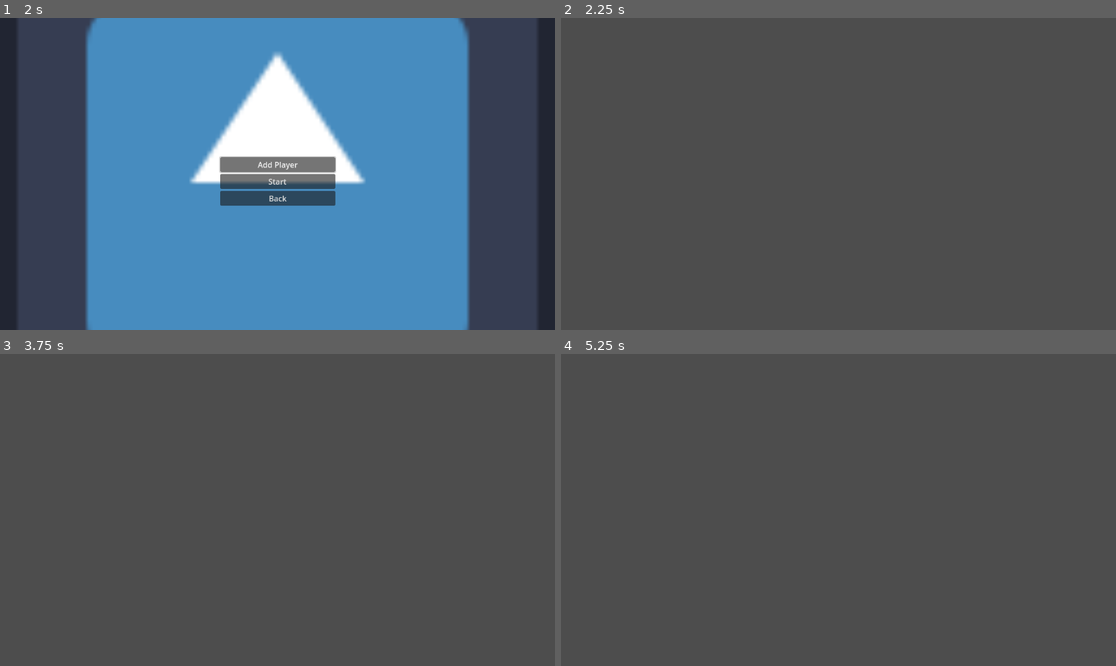
Above: before the commit, frames 1-4 (two rows, left to right).
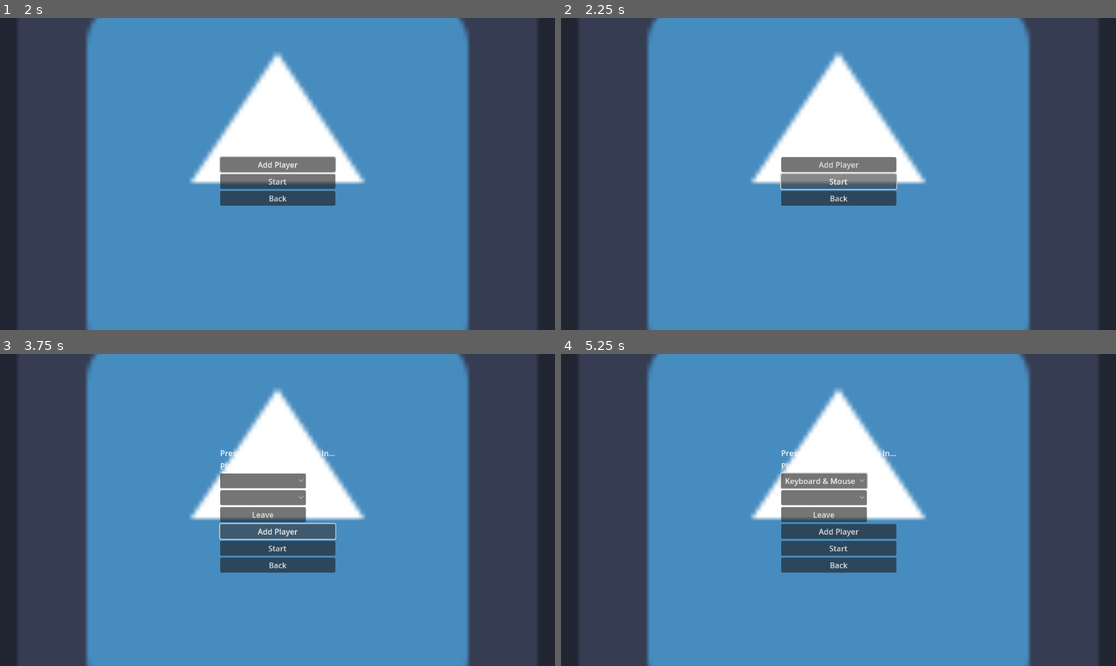
Above: after the commit, the same moments.

Repository: ConnNAND/GMTK-Jam-25
Game: Godot game, scene res://Menus/main_menu.tscn
The game is run twice, just before and just after one commit, with the same random seed, the same clock (stepped at 60 frames per second) and the same inputs. The engine's default icon, where the game draws it, is replaced by a stand-in: a white triangle on a blue panel in a dark square.
Inputs (mouse positions are in pixels of both pictures, inside the frame that each line leads up to):
- Up to frame 1 (2 s): click "Play" at 0.5 s; click "Local" at 1.25 s
- Up to frame 2 (2.25 s): click "Start" at 2 s
- Up to frame 3 (3.75 s): click (277, 516) at 2.75 s, where only the run after the commit has a clickable "Start"; click (277, 500) at 3.5 s, where only the run after the commit has a clickable "Add Player"
- Up to frame 4 (5.25 s): click (821, 481) at 4.27 s; click (821, 497) at 5.02 s

Frame 1 is identical in both runs. In frame 2, 76% of the frame differs, in the area x 0-100%, y 0-100%; in frame 3, 76%; in frame 4, 76%.

Commit message:
fixed menu

Diff:
--- a/gmtk-jam-2025/Levels/Assets/AdditiveBouncer.tscn
+++ b/gmtk-jam-2025/Levels/Assets/AdditiveBouncer.tscn
@@ -16,7 +16,7 @@
 [sub_resource type="ConcavePolygonShape3D" id="ConcavePolygonShape3D_7pmei"]
 data = PackedVector3Array(0, 0.165, 1, 0.5878, 0.165, 0.809, 0, -0.165, 1, 0.5878, 0.165, 0.809, 0.5878, -0.165, 0.809, …(2336 unchanged characters)…
 
-[node name="Bouncer" type="Area3D"]
+[node name="AddBouncer" type="Area3D"]
 collision_layer = 2
 collision_mask = 12
 script = ExtResource("1_o7jjj")
--- a/gmtk-jam-2025/Levels/Assets/BoostPanel.tscn
+++ b/gmtk-jam-2025/Levels/Assets/BoostPanel.tscn
@@ -12,7 +12,7 @@
 [sub_resource type="ConcavePolygonShape3D" id="ConcavePolygonShape3D_tkupv"]
 data = PackedVector3Array(-5, 2.5, 5, 5, 2.5, 5, -5, -2.5, 5, 5, 2.5, 5, 5, -2.5, 5, -5, -2.5, 5, 5, 2.5, -5, -5, 2.5,  …(356 unchanged characters)…
 
-[node name="Mud" type="Area3D"]
+[node name="BoostPanel" type="Area3D"]
 collision_layer = 2
 collision_mask = 12
 script = ExtResource("1_x6sdw")
--- a/gmtk-jam-2025/Levels/test_room.tscn
+++ b/gmtk-jam-2025/Levels/test_room.tscn
@@ -8,6 +8,7 @@
 [ext_resource type="PackedScene" uid="uid://bee0qj6eunpda" path="res://Levels/Assets/BoostPanel.tscn" id="6_uglqc"]
 [ext_resource type="PackedScene" uid="uid://tgicqb4gnvq2" path="res://Levels/Assets/ShrinkingPlatform.tscn" id="7_v4rkh"]
 [ext_resource type="PackedScene" uid="uid://d3lhb1ptnyo3d" path="res://Levels/Assets/PhysicalBox.tscn" id="8_ln84l"]
+[ext_resource type="PackedScene" uid="uid://bnv68rhwncvkv" path="res://Timer/LapTimer.tscn" id="9_frh75"]
 
 [sub_resource type="ProceduralSkyMaterial" id="ProceduralSkyMaterial_i0trf"]
 
@@ -40,82 +41,94 @@
 grow_horizontal = 2
 grow_vertical = 2
 
-[node name="MeshInstance3D" type="MeshInstance3D" parent="."]
-mesh = SubResource("BoxMesh_pplu1")
-
-[node name="StaticBody3D" type="StaticBody3D" parent="MeshInstance3D"]
-
-[node name="CollisionShape3D" type="CollisionShape3D" parent="MeshInstance3D/StaticBody3D"]
-shape = SubResource("ConvexPolygonShape3D_5pqgv")
-
-[node name="MeshInstance3D2" type="MeshInstance3D" parent="."]
-transform = Transform3D(1, 0, 0, 0, 0.938415, -0.345511, 0, 0.345511, 0.938415, 3.8147e-06, 4.59195, -25.9527)
-mesh = SubResource("BoxMesh_pplu1")
-
-[node name="StaticBody3D" type="StaticBody3D" parent="MeshInstance3D2"]
-
-[node name="CollisionShape3D" type="CollisionShape3D" parent="MeshInstance3D2/StaticBody3D"]
-shape = SubResource("ConvexPolygonShape3D_5pqgv")
-
-[node name="MeshInstance3D3" type="MeshInstance3D" parent="."]
-transform = Transform3D(1, 0, 0, 0, 0.493623, -0.869676, 0, 0.869676, 0.493623, 3.8147e-06, 19.7852, -44.2725)
-mesh = SubResource("BoxMesh_pplu1")
-
-[node name="StaticBody3D" type="StaticBody3D" parent="MeshInstance3D3"]
-
-[node name="CollisionShape3D" type="CollisionShape3D" parent="MeshInstance3D3/StaticBody3D"]
-shape = SubResource("ConvexPolygonShape3D_5pqgv")
-
-[node name="MeshInstance3D4" type="MeshInstance3D" parent="."]
-transform = Transform3D(1, 0, 0, 0, -0.0150267, -0.999887, 0, 0.999887, -0.0150267, 1.90735e-06, 42.7448, -50.8598)
-mesh = SubResource("BoxMesh_pplu1")
-
-[node name="StaticBody3D" type="StaticBody3D" parent="MeshInstance3D4"]
-
-[node name="CollisionShape3D" type="CollisionShape3D" parent="MeshInstance3D4/StaticBody3D"]
-shape = SubResource("ConvexPolygonShape3D_5pqgv")
-
-[node name="MeshInstance3D5" type="MeshInstance3D" parent="."]
-transform = Transform3D(1, 0, 0, 0, 0.916914, -0.399085, 0, 0.399085, 0.916914, -1.90735e-06, 61.1392, -62.8851)
-mesh = SubResource("BoxMesh_pplu1")
-
-[node name="StaticBody3D" type="StaticBody3D" parent="MeshInstance3D5"]
-
-[node name="CollisionShape3D" type="CollisionShape3D" parent="MeshInstance3D5/StaticBody3D"]
-shape = SubResource("ConvexPolygonShape3D_5pqgv")
-
 [node name="OmniLight3D" type="OmniLight3D" parent="."]
 omni_range = 15.66
 
 [node name="Spawn" type="Marker3D" parent="."]
 transform = Transform3D(1, 0, 0, 0, 1, 0, 0, 0, 1, 0, 5.73447, 0)
 
-[node name="Bouncer" parent="." instance=ExtResource("3_p37q1")]
+[node name="PhysicalBox" parent="." instance=ExtResource("8_ln84l")]
+transform = Transform3D(1, 0, 0, 0, 1, 0, 0, 0, 1, 2.32573, 7.0378, -3.06327)
+
+[node name="Platforms" type="Node3D" parent="."]
+
+[node name="MeshInstance3D" type="MeshInstance3D" parent="Platforms"]
+mesh = SubResource("BoxMesh_pplu1")
+skeleton = NodePath("../..")
+
+[node name="StaticBody3D" type="StaticBody3D" parent="Platforms/MeshInstance3D"]
+
+[node name="CollisionShape3D" type="CollisionShape3D" parent="Platforms/MeshInstance3D/StaticBody3D"]
+shape = SubResource("ConvexPolygonShape3D_5pqgv")
+
+[node name="MeshInstance3D2" type="MeshInstance3D" parent="Platforms"]
+transform = Transform3D(1, 0, 0, 0, 0.938415, -0.345511, 0, 0.345511, 0.938415, 3.8147e-06, 4.59195, -25.9527)
+mesh = SubResource("BoxMesh_pplu1")
+skeleton = NodePath("../..")
+
+[node name="StaticBody3D" type="StaticBody3D" parent="Platforms/MeshInstance3D2"]
+
+[node name="CollisionShape3D" type="CollisionShape3D" parent="Platforms/MeshInstance3D2/StaticBody3D"]
+shape = SubResource("ConvexPolygonShape3D_5pqgv")
+
+[node name="MeshInstance3D3" type="MeshInstance3D" parent="Platforms"]
+transform = Transform3D(1, 0, 0, 0, 0.493623, -0.869676, 0, 0.869676, 0.493623, 3.8147e-06, 19.7852, -44.2725)
+mesh = SubResource("BoxMesh_pplu1")
+skeleton = NodePath("../..")
+
+[node name="StaticBody3D" type="StaticBody3D" parent="Platforms/MeshInstance3D3"]
+
+[node name="CollisionShape3D" type="CollisionShape3D" parent="Platforms/MeshInstance3D3/StaticBody3D"]
+shape = SubResource("ConvexPolygonShape3D_5pqgv")
+
+[node name="MeshInstance3D4" type="MeshInstance3D" parent="Platforms"]
+transform = Transform3D(1, 0, 0, 0, -0.0150267, -0.999887, 0, 0.999887, -0.0150267, 1.90735e-06, 42.7448, -50.8598)
+mesh = SubResource("BoxMesh_pplu1")
+skeleton = NodePath("../..")
+
+[node name="StaticBody3D" type="StaticBody3D" parent="Platforms/MeshInstance3D4"]
+
+[node name="CollisionShape3D" type="CollisionShape3D" parent="Platforms/MeshInstance3D4/StaticBody3D"]
+shape = SubResource("ConvexPolygonShape3D_5pqgv")
+
+[node name="MeshInstance3D5" type="MeshInstance3D" parent="Platforms"]
+transform = Transform3D(1, 0, 0, 0, 0.916914, -0.399085, 0, 0.399085, 0.916914, -1.90735e-06, 61.1392, -62.8851)
+mesh = SubResource("BoxMesh_pplu1")
+skeleton = NodePath("../..")
+
+[node name="StaticBody3D" type="StaticBody3D" parent="Platforms/MeshInstance3D5"]
+
+[node name="CollisionShape3D" type="CollisionShape3D" parent="Platforms/MeshInstance3D5/StaticBody3D"]
+shape = SubResource("ConvexPolygonShape3D_5pqgv")
+
+[node name="Interactables" type="Node3D" parent="."]
+
+[node name="Bouncer" parent="Interactables" instance=ExtResource("3_p37q1")]
 transform = Transform3D(1, 0, 0, 0, 1, 0, 0, 0, 1, 12.8414, 7.71028, -31.5269)
 
-[node name="Bouncer5" parent="." instance=ExtResource("3_p37q1")]
+[node name="Bouncer5" parent="Interactables" instance=ExtResource("3_p37q1")]
 transform = Transform3D(1, 0, 0, 0, 0.503095, -0.864231, 0, 0.864231, 0.503095, 12.8414, 18.7386, -31.5269)
 
-[node name="Bouncer2" parent="." instance=ExtResource("4_3k1a2")]
+[node name="Bouncer2" parent="Interactables" instance=ExtResource("4_3k1a2")]
 transform = Transform3D(1, 0, 0, 0, 1, 0, 0, 0, 1, 14.2995, 0.664998, -6.18879)
 
-[node name="Bouncer3" parent="." instance=ExtResource("3_p37q1")]
+[node name="Bouncer3" parent="Interactables" instance=ExtResource("3_p37q1")]
 transform = Transform3D(1, 0, 0, 0, 1, 0, 0, 0, 1, 13.206, 0.664998, 1.30966)
 
-[node name="Bouncer4" parent="." instance=ExtResource("4_3k1a2")]
+[node name="Bouncer4" parent="Interactables" instance=ExtResource("4_3k1a2")]
 transform = Transform3D(1, 0, 0, 0, 1, 0, 0, 0, 1, 9.90345, 7.37528, -30.617)
 
-[node name="Bouncer6" parent="." instance=ExtResource("4_3k1a2")]
+[node name="Bouncer6" parent="Interactables" instance=ExtResource("4_3k1a2")]
 transform = Transform3D(1, 0, 0, 0, 0.602902, -0.797815, 0, 0.797815, 0.602902, 9.90345, 18.675, -30.617)
 
-[node name="Mud" parent="." instance=ExtResource("5_r4o0h")]
+[node name="Mud" parent="Interactables" instance=ExtResource("5_r4o0h")]
 transform = Transform3D(1, 0, 0, 0, 1, 0, 0, 0, 1, -12.365, -1.7264, 3.42991)
 
-[node name="Mud2" parent="." instance=ExtResource("6_uglqc")]
+[node name="BoostPanel" parent="Interactables" instance=ExtResource("6_uglqc")]
 transform = Transform3D(1, 0, 0, 0, 1, 0, 0, 0, 1, -7.38233, -1.5927, -6.00178)
 
-[node name="ShrinkingPlatform" parent="." instance=ExtResource("7_v4rkh")]
+[node name="ShrinkingPlatform" parent="Interactables" instance=ExtResource("7_v4rkh")]
 transform = Transform3D(1, 0, 0, 0, 1, 0, 0, 0, 1, 3.25913, 1.39576, 8.54678)
+skeleton = NodePath("../..")
 
-[node name="PhysicalBox" parent="." instance=ExtResource("8_ln84l")]
-transform = Transform3D(1, 0, 0, 0, 1, 0, 0, 0, 1, 2.32573, 7.0378, -3.06327)
+[node name="LapTimer" parent="." instance=ExtResource("9_frh75")]
--- a/gmtk-jam-2025/Menus/PlayerView.tscn
+++ b/gmtk-jam-2025/Menus/PlayerView.tscn
@@ -1,8 +1,9 @@
-[gd_scene load_steps=4 format=3 uid="uid://bxynvktig10bh"]
+[gd_scene load_steps=5 format=3 uid="uid://bxynvktig10bh"]
 
 [ext_resource type="Script" uid="uid://cpgb1244uuv13" path="res://Menus/player_view.gd" id="1_mw52u"]
 [ext_resource type="PackedScene" uid="uid://bje5llf3vk0jp" path="res://Characters/Rocketeer/Rocketeer.tscn" id="2_uypme"]
 [ext_resource type="PackedScene" uid="uid://ble64swkbdodj" path="res://Camera/FollowCamera.tscn" id="3_rpd14"]
+[ext_resource type="PackedScene" uid="uid://bnv68rhwncvkv" path="res://Timer/LapTimer.tscn" id="4_nd2d2"]
 
 [node name="PlayerView" type="SubViewportContainer"]
 anchors_preset = 15
@@ -22,3 +23,5 @@
 render_target_update_mode = 4
 
 [node name="FollowCamera" parent="SubViewport" instance=ExtResource("3_rpd14")]
+
+[node name="LapTimer" parent="SubViewport" instance=ExtResource("4_nd2d2")]
--- a/gmtk-jam-2025/Menus/Scripts/players_selection.gd
+++ b/gmtk-jam-2025/Menus/Scripts/players_selection.gd
@@ -27,7 +27,8 @@
 
 func _on_start_pressed() -> void:
 	var temp = []
-	for i in get_children():
-		temp.append([i.player_id, i.character])
-	PlayerData.load_players(temp)
-	get_tree().change_scene_to_file("res://Levels/test_room.tscn")
+	if get_children().size() > 0:
+		for i in get_children():
+			temp.append([i.player_id, i.character])
+		PlayerData.load_players(temp)
+		get_tree().change_scene_to_file("res://Levels/test_room.tscn")
Not shown: 1 places in gmtk-jam-2025/Levels/test_room.tscn that only renumber resources
